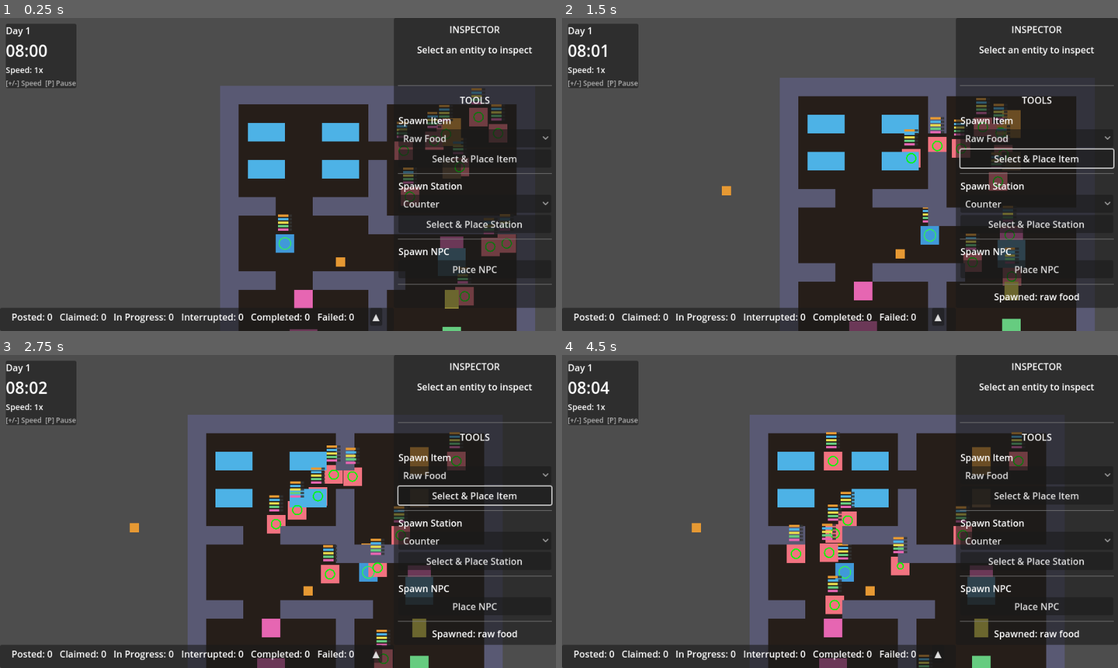
Above: before the commit, frames 1-4 (two rows, left to right).
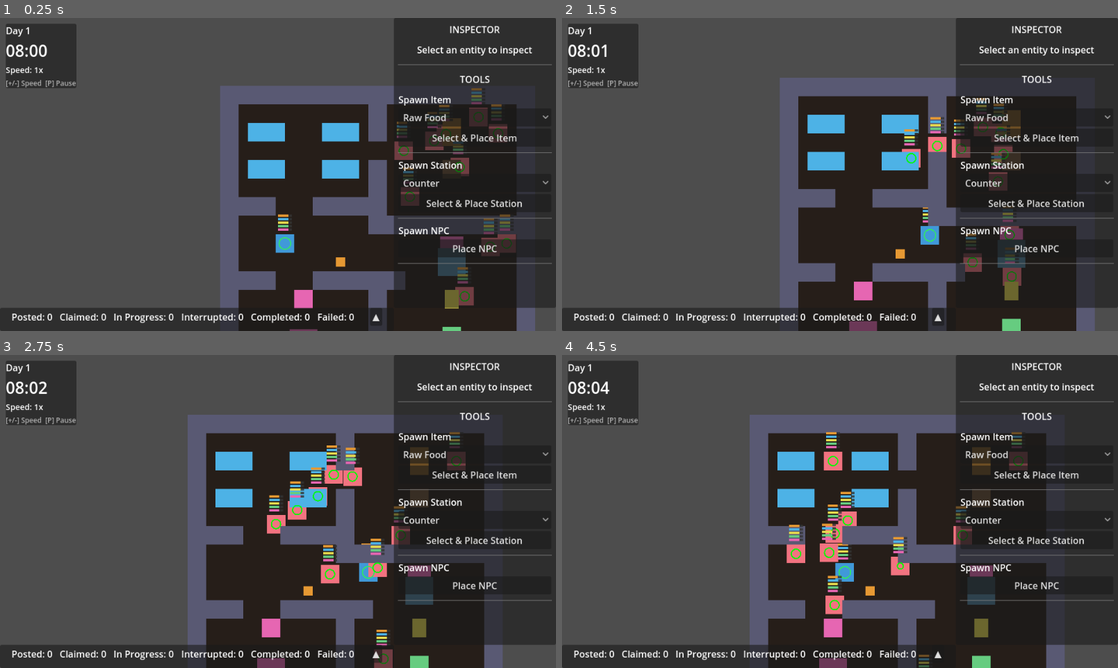
Above: after the commit, the same moments.

Repository: NikkiKoole/simgodot
Game: Godot game, scene res://scenes/main.tscn
Two runs of this game, one before a commit and one after it. Both use one fixed random seed, a clock stepped at 60 frames per second and the inputs below.
Inputs (mouse positions are in pixels of both pictures, inside the frame that each line leads up to):
- Up to frame 1 (0.25 s): no input
- Up to frame 2 (1.5 s): tap Enter at 0.5 s; move the mouse to (962, 158) at 0.52 s; hold D (move_right) 0.53-1.25 s; tap E (interact) at 0.6 s; click (962, 158) at 0.67 s; drag from (728, 190) to (828, 124) at 1.27 s
- Up to frame 3 (2.75 s): move the mouse to (333, 442) at 2.02 s; hold D (move_right) from 2.03 s (still down); tap E (interact) at 2.1 s
- Up to frame 4 (4.5 s): release D (move_right) at 2.75 s; drag from (812, 574) to (867, 461) at 2.77 s; move the mouse to (1006, 558) at 3.52 s; hold A (move_left) 3.53-4.25 s; tap E (interact) at 3.6 s; drag from (673, 464) to (795, 498) at 4.27 s

The runs differ from the first frame. In frame 1, 4.4% of the frame differs, in the area x 71-100%, y 14-86%; in frame 2, 4.5%, in the area x 28-100%, y 14-91%; in frame 3, 4.0%; in frame 4, 3.8%.

Commit message:
fix: Make side panel scrollable for smaller screens

Diff:
--- a/scenes/debug_ui.tscn
+++ b/scenes/debug_ui.tscn
@@ -18,47 +18,51 @@
 grow_vertical = 2
 mouse_filter = 1
 
-[node name="MarginContainer" type="MarginContainer" parent="SidePanel"]
+[node name="ScrollContainer" type="ScrollContainer" parent="SidePanel"]
 layout_mode = 2
+horizontal_scroll_mode = 0
+
+[node name="MarginContainer" type="MarginContainer" parent="SidePanel/ScrollContainer"]
+layout_mode = 2
+size_flags_horizontal = 3
 theme_override_constants/margin_left = 8
 theme_override_constants/margin_top = 8
 theme_override_constants/margin_right = 8
 theme_override_constants/margin_bottom = 8
 
-[node name="VBoxContainer" type="VBoxContainer" parent="SidePanel/MarginContainer"]
+[node name="VBoxContainer" type="VBoxContainer" parent="SidePanel/ScrollContainer/MarginContainer"]
 layout_mode = 2
+size_flags_horizontal = 3
 theme_override_constants/separation = 12
 
-[node name="InspectorLabel" type="Label" parent="SidePanel/MarginContainer/VBoxContainer"]
+[node name="InspectorLabel" type="Label" parent="SidePanel/ScrollContainer/MarginContainer/VBoxContainer"]
 layout_mode = 2
 text = "INSPECTOR"
 horizontal_alignment = 1
 
-[node name="InspectorSection" type="VBoxContainer" parent="SidePanel/MarginContainer/VBoxContainer"]
+[node name="InspectorSection" type="VBoxContainer" parent="SidePanel/ScrollContainer/MarginContainer/VBoxContainer"]
 layout_mode = 2
-size_flags_vertical = 3
 theme_override_constants/separation = 4
 
-[node name="PlaceholderLabel" type="Label" parent="SidePanel/MarginContainer/VBoxContainer/InspectorSection"]
+[node name="PlaceholderLabel" type="Label" parent="SidePanel/ScrollContainer/MarginContainer/VBoxContainer/InspectorSection"]
 layout_mode = 2
 text = "Select an entity to inspect"
 horizontal_alignment = 1
 autowrap_mode = 2
 
-[node name="HSeparator" type="HSeparator" parent="SidePanel/MarginContainer/VBoxContainer"]
+[node name="HSeparator" type="HSeparator" parent="SidePanel/ScrollContainer/MarginContainer/VBoxContainer"]
 layout_mode = 2
 
-[node name="ToolsLabel" type="Label" parent="SidePanel/MarginContainer/VBoxContainer"]
+[node name="ToolsLabel" type="Label" parent="SidePanel/ScrollContainer/MarginContainer/VBoxContainer"]
 layout_mode = 2
 text = "TOOLS"
 horizontal_alignment = 1
 
-[node name="ToolsSection" type="VBoxContainer" parent="SidePanel/MarginContainer/VBoxContainer"]
+[node name="ToolsSection" type="VBoxContainer" parent="SidePanel/ScrollContainer/MarginContainer/VBoxContainer"]
 layout_mode = 2
-size_flags_vertical = 3
 theme_override_constants/separation = 4
 
-[node name="PlaceholderLabel" type="Label" parent="SidePanel/MarginContainer/VBoxContainer/ToolsSection"]
+[node name="PlaceholderLabel" type="Label" parent="SidePanel/ScrollContainer/MarginContainer/VBoxContainer/ToolsSection"]
 layout_mode = 2
 text = "Spawn and debug tools"
 horizontal_alignment = 1
--- a/scripts/debug_ui.gd
+++ b/scripts/debug_ui.gd
@@ -13,8 +13,8 @@
 const SpawnToolsScene = preload("res://scenes/spawn_tools.tscn")
 
 # References to UI sections for child scripts to access
-@onready var inspector_section: VBoxContainer = $SidePanel/MarginContainer/VBoxContainer/InspectorSection
-@onready var tools_section: VBoxContainer = $SidePanel/MarginContainer/VBoxContainer/ToolsSection
+@onready var inspector_section: VBoxContainer = $SidePanel/ScrollContainer/MarginContainer/VBoxContainer/InspectorSection
+@onready var tools_section: VBoxContainer = $SidePanel/ScrollContainer/MarginContainer/VBoxContainer/ToolsSection
 @onready var job_panel: PanelContainer = $JobPanel
 
 # Inspector panels - instantiated on demand
